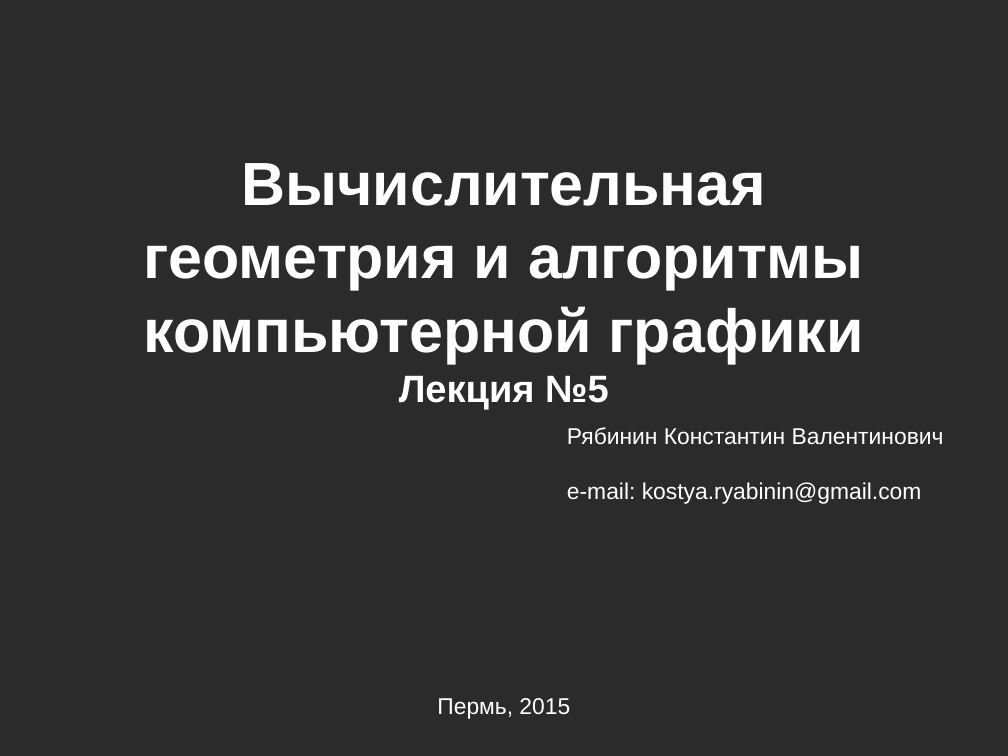
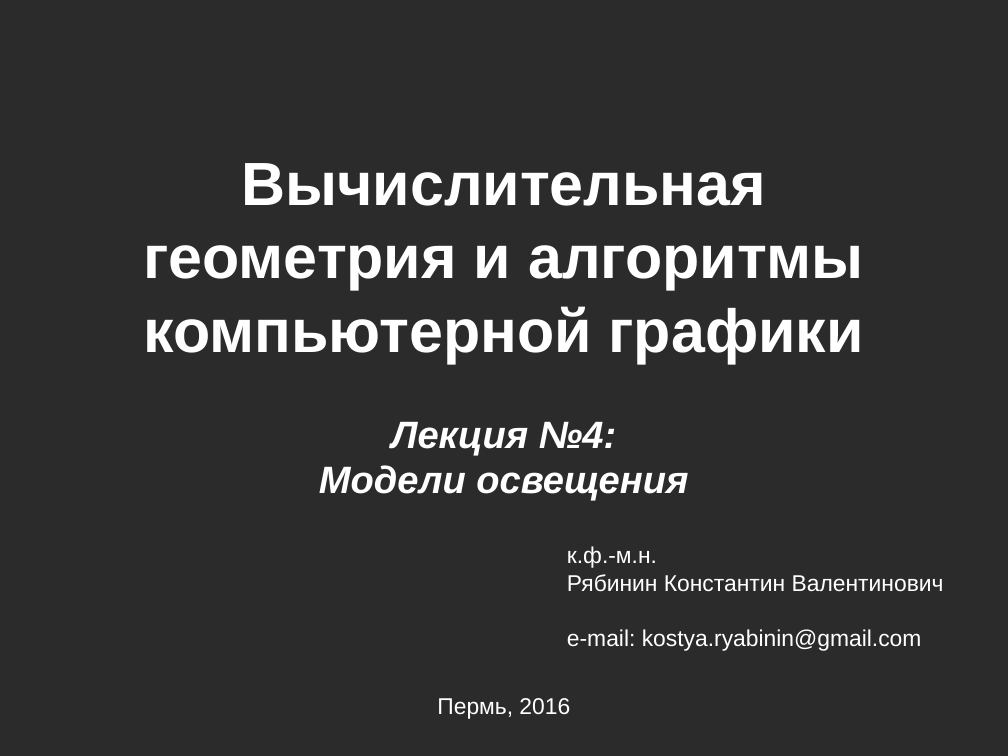
Before and after one commit to icosaeder/cg-lect, a slide deck: slide 1 of Лекции/Лекция 4/Лекция 4.odp. Drawn at 1008x756 pixels with LibreOffice and Linux fonts; fonts in the diff are those of the drawing; background and template pictures are left out; a plain dark background stands for a picture behind light text. Boxes give left, top, right and bottom in pixels: in the first picture for what was removed or moved away, otherwise in the second. Text is boxed around its words. In the diff, an @@ line names an element or a change of style, - is before the commit and + after.

```diff
--- a/Лекции/Лекция 4/Лекция 4.odp
+++ b/Лекции/Лекция 4/Лекция 4.odp
@@ text at [319, 421, 688, 501]: text changed; italic on @@
-Лекция №5
+Лекция №4:
+Модели освещения
@@ text "к.ф.-м.н. Рябинин Константин Валентинович": place and size @@
-text "к.ф.-м.н. Рябинин Константин Валентинович" at [567, 427, 944, 504]
+text "к.ф.-м.н. Рябинин Константин Валентинович" at [567, 546, 944, 651]
@@ text at [567, 546, 944, 592]: text changed @@
-Рябинин Константин Валентинович
+к.ф.-м.н.
+Рябинин Константин Валентинович
@@ text at [437, 698, 570, 719]: text changed @@
-Пермь, 2015
+Пермь, 2016
```
Also in this commit, not shown: 4 other slides changed, 1 slide added, 1 slide removed, 45 other files.
